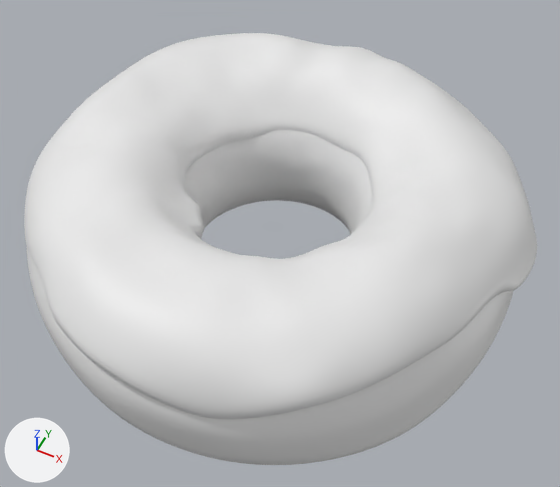
One commit to the Blender file models/Donut/donut.blend: the scene before it, then after it.
Before and after are seen from a 50 mm lens placed at (0.0747, -0.1465, 0.1769), pointed at (0.0012, 0.0005, -0.0068). Lighting does not change. The marker at lower left points along +X, +Y and +Z.

Objects in the first picture: 'Donut', 'Icing'.
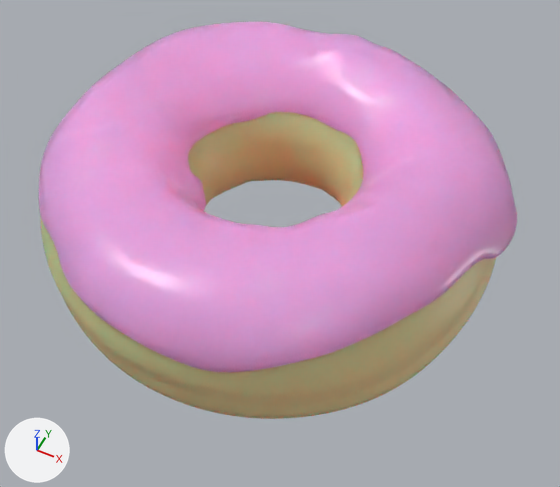
Patch to the scene script:
```diff
--- a/models/Donut/donut.blend.py
+++ b/models/Donut/donut.blend.py
@@ mat_icing @@
+mat_icing = principled_material('icing')
+mat_icing.base_color = (0.8, 0.335, 0.696)  # pink #e79dd9
+mat_icing.roughness = 0.338
+mat_icing.subsurface_weight = 1.0
+mat_icing.subsurface_radius = (0.3, 0.1, 0.1)
+mat_icing.subsurface_scale = 0.301
@@ mat_donut @@
+mat_donut = principled_material('donut')
+mat_donut.base_color = (0.8, 0.598, 0.297)  # beige #e7cb94
+mat_donut.subsurface_weight = 1.0
+mat_donut.subsurface_radius = (1.0, 0.1, 0.1)
+mat_donut.subsurface_scale = 0.0882
@@ me_torus_003 @@
 me_torus_003.from_pydata(...)  # 5376 vertices, 5376 faces; spans x -0.0744..0.0731, y -0.0747..0.0738, z -0.0274..0.03
 # used by ob_donut; location = (0.0, 0.0, 0.0)
+# me_torus_003 part 1: 1169 of 5376 vertices moved; they spanned x -0.072..0.0729, y -0.0746..0.0729, z -0.0274..0.0172 and now span x -0.0718..0.0727, y -0.074..0.0725, z -0.0274..0.0172; mean shift (0.0, 0.0, 0.0002); largest move (0.0669, -0.0286, -0.0034) -> (0.0655, -0.0281, -0.0035)
+me_torus_003.materials.append(mat_donut)  # beige #e7cb94
@@ me_torus_001 @@
 me_torus_001.from_pydata(...)  # 517 vertices, 458 faces; spans x -0.0735..0.074, y -0.0742..0.0718, z 0.0023..0.0334
+me_torus_001.materials.append(mat_icing)  # pink #e79dd9
@@ ob_donut @@
 ob_donut = bpy.data.objects.new('Donut', me_torus_003)
-ob_donut.location = (0.0, 0.0, 0.0)
+ob_donut.location = (-0.0084, 0.0148, -0.0063)
 _m = ob_donut.modifiers.new('Subdivision.001', 'SUBSURF')
@@ ob_icing @@
 ob_icing = bpy.data.objects.new('Icing', me_torus_001)
+ob_icing.parent = ob_donut
 ob_icing.location = (0.0, 0.0, 0.001)
```

Location of each change, [x1, y1, x2, y2] in pixels of the pictures (560 x 487 px; the box of a moved part takes in the faces that stretch with it):
'Icing', recoloured, moved (white to pink)
    before: [24, 33, 537, 419]
    after: [39, 22, 517, 372]
'Donut', recoloured, reshaped, moved (6% narrower, 8% shorter)
    before: [27, 130, 514, 465]
    after: [40, 112, 496, 419]
part 1 of me_torus_003, moved or reshaped
    before: [38, 150, 514, 463]
    after: [54, 131, 496, 415]
